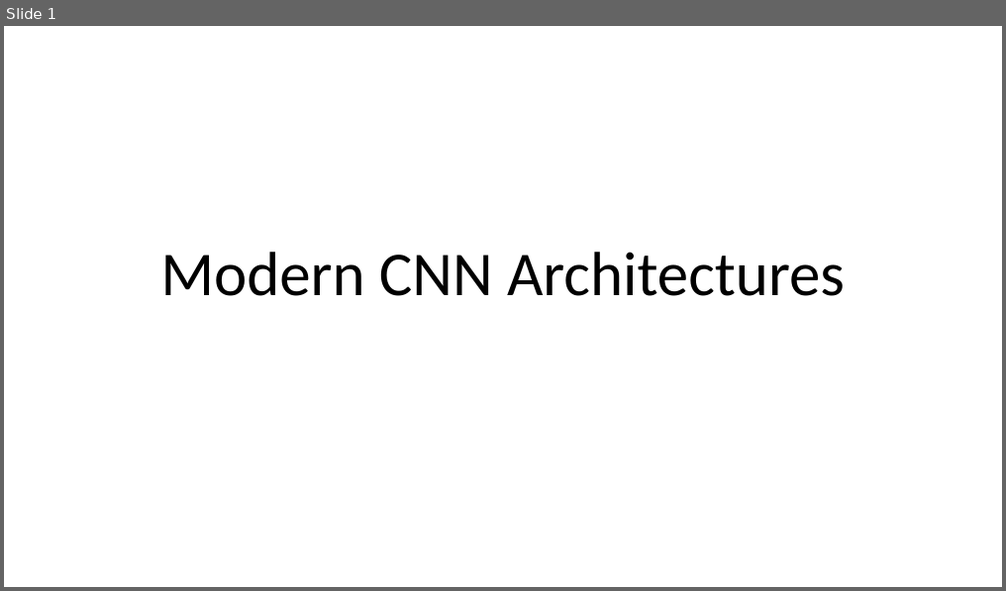
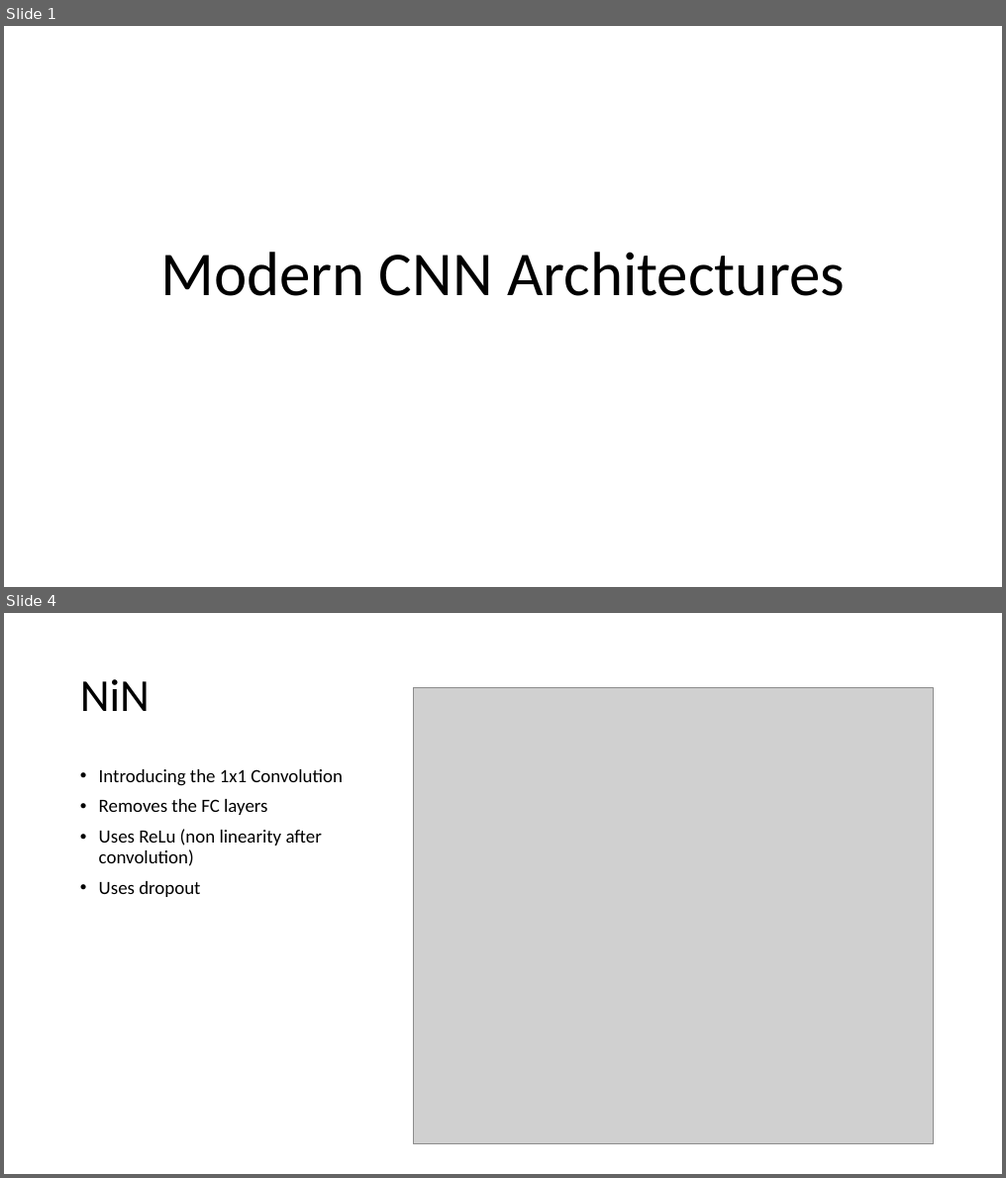
Before and after one commit to omroot/d2l_pytorch, a slide deck: mylearnings/mylecturenotes/ModernCNNArchitectures.pptx. Shown one above the other, each under a label of ours: slide 1 before the commit, slides 1 and 4 after it; the slides between them are not shown. The pictures are 1006x591 and 1006x1178 pixels, drawn with LibreOffice and Linux fonts; fonts in the diff are those of the drawing; grey boxes stand for pictures. Boxes give left, top, right and bottom in pixels: in the first picture for what was removed or moved away, otherwise in the second. Text is boxed around its words. In the diff, an @@ line names an element or a change of style, - is before the commit and + after.

```diff
--- a/mylearnings/mylecturenotes/ModernCNNArchitectures.pptx
+++ b/mylearnings/mylecturenotes/ModernCNNArchitectures.pptx
@@ slide 4 added at [4, 613, 1002, 1174], background #FFFFFF @@
@@ title added at [80, 679, 150, 711], 44 pt, text #000000 @@
+NiN
@@ picture added at [414, 688, 934, 1145] @@
@@ text added at [99, 769, 343, 897], 18 pt, text #000000 @@
+• Introducing the 1x1 Convolution
+• Removes the FC layers
+• Uses ReLu (non linearity after convolution)
+• Uses dropout
```
Also in this commit, not shown: 8 other slides added, 5 slides removed.
